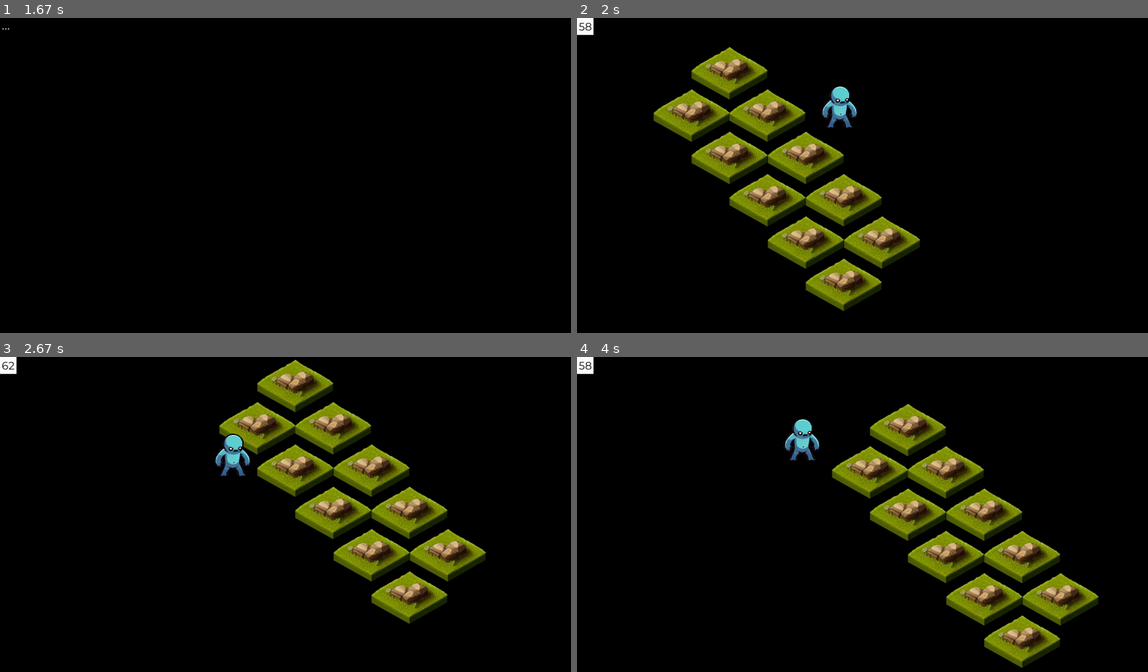
Above: before the commit, frames 1-4 (two rows, left to right).
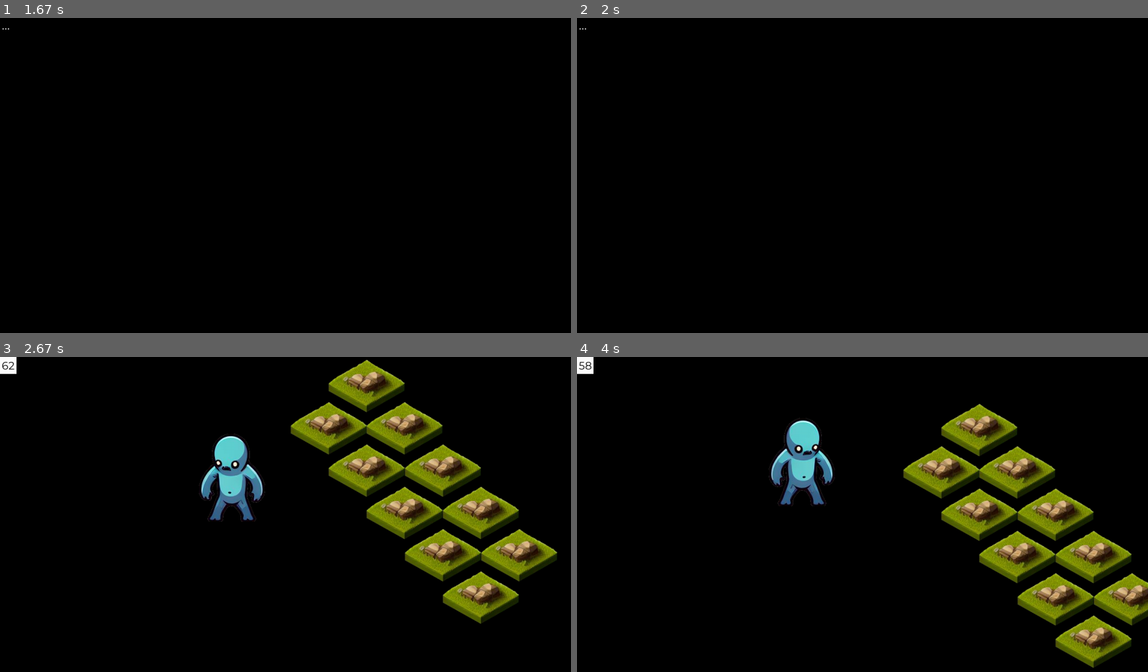
Above: after the commit, the same moments.

Repository: teko-L-TIN-22-Di-a/SpiritCards
Game: pygame game, started from run.py
The game is run twice, just before and just after one commit, with the same random seed, the same clock (stepped at 60 frames per second) and the same inputs.
Inputs:
- Up to frame 1 (1.67 s): tap Space at 0.33 s; hold Right 0.67-1.13 s; hold Up 1.17-1.47 s; hold W 1.17-1.47 s; hold Right from 1.5 s (still down); hold D from 1.5 s (still down)
- Up to frame 2 (2 s): release Right at 1.97 s; release D at 1.97 s
- Up to frame 3 (2.67 s): hold Left 2-2.53 s; hold A 2-2.53 s; hold Down from 2.57 s (still down); hold S from 2.57 s (still down)
- Up to frame 4 (4 s): release Down at 2.87 s; release S at 2.87 s; hold Left 2.9-3.3 s; hold A 2.9-3.3 s; hold Up 3.33-3.7 s; hold W 3.33-3.7 s; hold Right from 3.73 s (still down); hold D from 3.73 s (still down)

Frame 1 is identical in both runs. In frame 2, 14% of the frame differs, in the area x 0-61%, y 0-93%; in frame 3, 20%, in the area x 34-98%, y 0-85%; in frame 4, 20%.

Commit message:
cleanup playersprite

Diff:
--- a/spirit_cards/asset_map.py
+++ b/spirit_cards/asset_map.py
@@ -6,6 +6,7 @@
     # TEST_TILE = "assets/test_tile3.png"
     TEST_TILE = "assets/tiles/tiles-3.png"
     TEST_CARD = "assets/test_card.png"
+    TEST_SPRITE_PLAYER = "assets/test_playersprite2.png"
 
     # Fonts
     MONTSERRAT_24 = "assets/fonts/Montserrat-Regular.ttf"
--- a/spirit_cards/main.py
+++ b/spirit_cards/main.py
@@ -25,6 +25,7 @@
                 AssetMap.TEST_SPRITE_SHEET: AssetLoadConfiguration(type=AssetType.Image),
                 AssetMap.TEST_TILE: AssetLoadConfiguration(type=AssetType.Image),
                 AssetMap.TEST_CARD: AssetLoadConfiguration(type=AssetType.Image),
+                AssetMap.TEST_SPRITE_PLAYER: AssetLoadConfiguration(type=AssetType.Image),
 
                 AssetMap.MONTSERRAT_24: AssetLoadConfiguration(type=AssetType.Font, parse_parameters={FontLoadParams.FONT_SIZE: 24})
             }
--- a/spirit_cards/scenes/gathering_scenes/gathering_player.py
+++ b/spirit_cards/scenes/gathering_scenes/gathering_player.py
@@ -3,13 +3,17 @@
 from spirit_cards.core.context import Context
 from spirit_cards.core.entity_manager import EntityManager
 from spirit_cards.scenes.gathering_scenes.gathering_services import GatheringServices
+from spirit_cards.services.asset_manager import AssetManager
+from spirit_cards.services.global_services import GlobalServices
+from spirit_cards.asset_map import AssetMap
 from spirit_cards.scenes.gathering_scenes.isometric_entity import IsometricEntity
 
 
 class GatheringPlayer(IsometricEntity):
     def __init__(self, context: Context):
-        # TODO pass actual player surface
         super().__init__(pygame.Vector3(0,1,0))
+        asset_manager: AssetManager = context.get_service(GlobalServices.ASSET_MANAGER)
+        self.surface = asset_manager.get_image(AssetMap.TEST_SPRITE_PLAYER)
 
     def update(self, delta: float) -> None:
 
@@ -23,8 +27,14 @@
             temp_movement.z += 1
         if(pressed_keys[pygame.K_LEFT]):
             temp_movement.x -= 1
+            if self.direction:
+                self.direction = False
+                self.flip_surface()
         if(pressed_keys[pygame.K_RIGHT]):
             temp_movement.x += 1
+            if not self.direction:
+                self.direction = True
+                self.flip_surface()
 
         if(temp_movement.length() != 0):
             # Rotate movement from isometric towards camera to make it less awkward.
--- a/spirit_cards/scenes/gathering_scenes/isometric_entity.py
+++ b/spirit_cards/scenes/gathering_scenes/isometric_entity.py
@@ -7,10 +7,15 @@
     TAG = "drawable_isometric_entity"
 
     position: pygame.Vector3
+    direction: bool
     bounds: pygame.Rect
     surface: pygame.Surface
 
-    def __init__(self, position: pygame.Vector3, bounds: pygame.Rect = None, surface: pygame.Surface = None):
+    def __init__(self, position: pygame.Vector3, direction: bool = True, bounds: pygame.Rect = None, surface: pygame.Surface = None):
         self.position = position
+        self.direction = direction
         self.bounds = bounds
         self.surface = surface
+
+    def flip_surface(self):
+        self.surface = pygame.transform.flip(self.surface,True,False)
--- a/spirit_cards/scenes/gathering_scenes/tile_map_renderer.py
+++ b/spirit_cards/scenes/gathering_scenes/tile_map_renderer.py
@@ -48,11 +48,7 @@
 
         for entity in isometric_entities:
             draw_pos = self._tile_map.to_screen_space(entity.position) + map_offset
-            # TODO tidy up asset
-            playersprite = pygame.image.load("assets/test_playersprite2.png")
-            playersprite = pygame.transform.scale(playersprite,(82,96))
-            self._surface.blit(playersprite, draw_pos)
-            # pygame.draw.circle(self._surface, "Cyan", draw_pos, 24, 8)
+            self._surface.blit(entity.surface, draw_pos)
 
     def cleanup(self) -> None:
         pass
